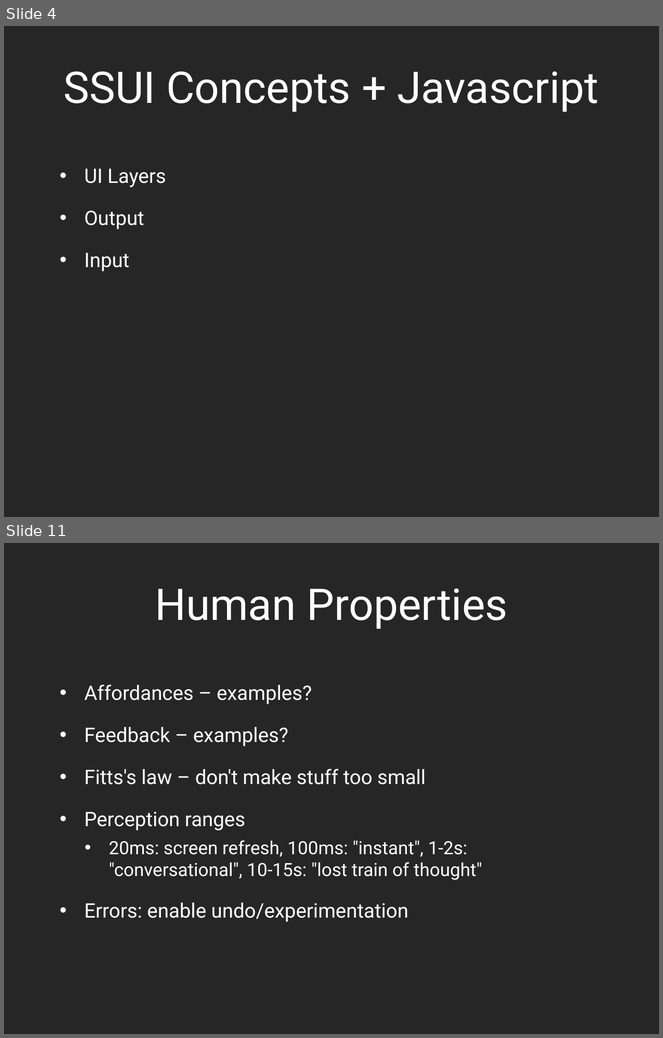
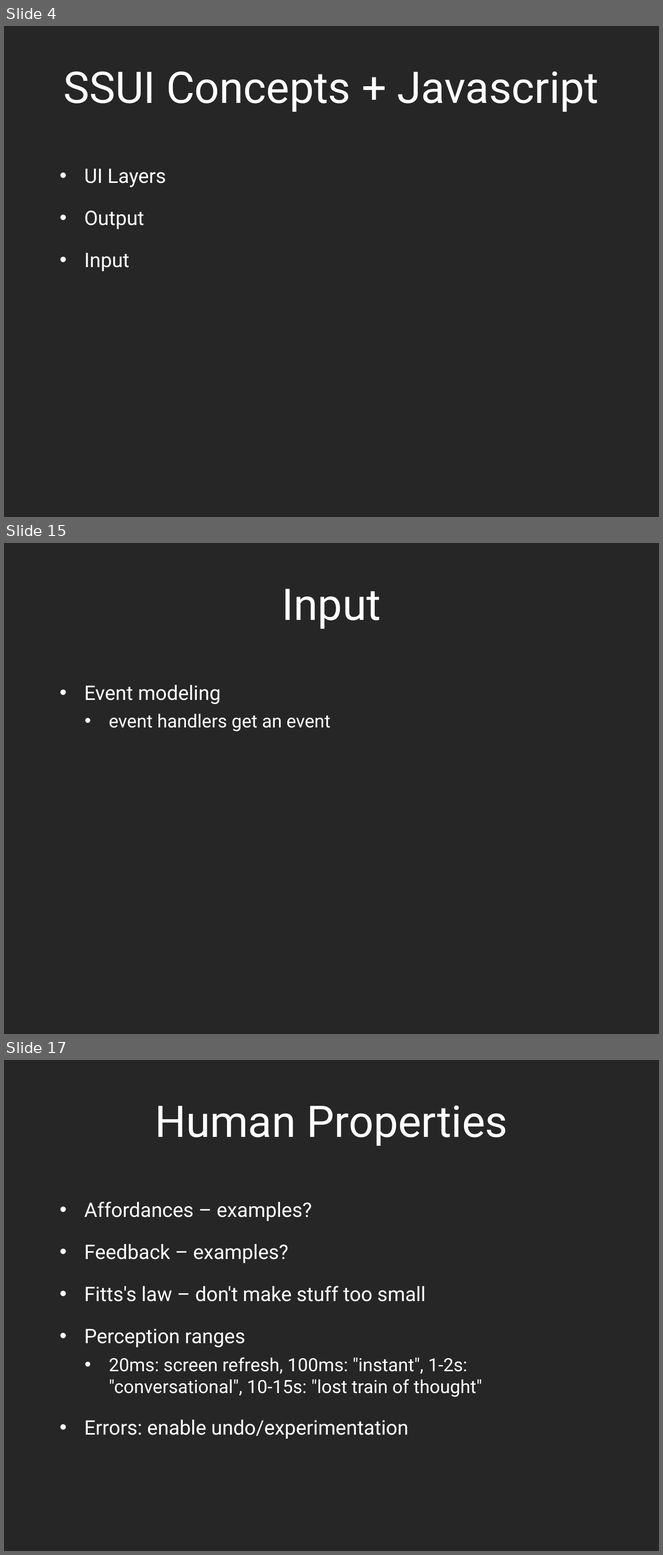
Before and after one commit to dantasse/ssuiweb2014, a slide deck: week13/week13.pptx. Shown one above the other, each under a label of ours: slides 4 and 11 before the commit, slides 4, 15 and 17 after it; the slides between them are not shown. The pictures are 663x1038 and 663x1555 pixels, drawn with LibreOffice and Linux fonts; fonts in the diff are those of the drawing. Boxes give left, top, right and bottom in pixels: in the first picture for what was removed or moved away, otherwise in the second. Text is boxed around its words. In the diff, an @@ line names an element or a change of style, - is before the commit and + after.

```diff
--- a/week13/week13.pptx
+++ b/week13/week13.pptx
@@ slide 15 added at (4, 543, 659, 1034), background #262626 @@
@@ title added at (282, 589, 381, 629), 48 pt, text #FFFFFF @@
+Input
@@ text added at (84, 685, 331, 732), 20 pt, text #FFFFFF @@
+• Event modeling
+  • event handlers get an event
@@ what was slide 11 is now slide 17 @@
```
Also in this commit, not shown: 6 slides changed, 10 other slides added, 2 slides removed, 2 other files.
